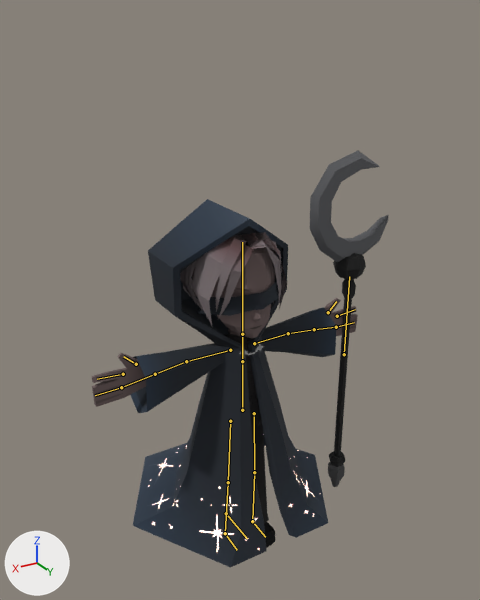
Renders of the Blender file models/blender/reaper.blend from each side of a commit.
The view is the same before and after, from a 50 mm lens placed at (1.61, 2.6, 2.84), pointed at (-0.07, -0.19, 1.45). Every picture has the same lights, and +X, +Y and +Z are marked at lower left. The bones that bend it are drawn over the model as lines.

In view in the first picture: 'blind_fold', 'body', 'cloak', 'staff'.
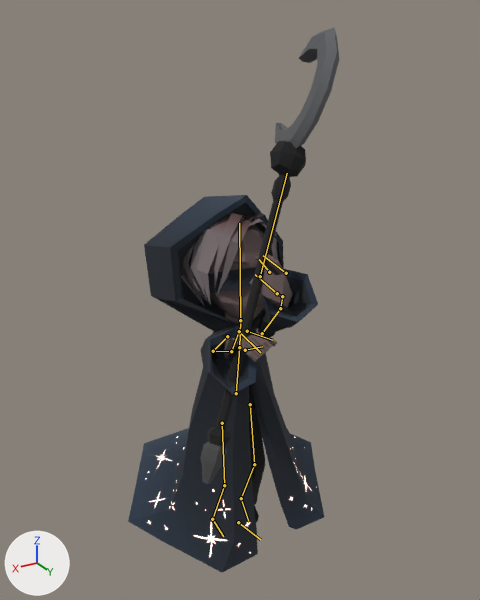
Commit message: plunge attack

The newer file adds an action. The first version stands in its rest pose; the second is drawn at frame 0 of the action 'Plunge Fall'.

Pixel boxes [x1, y1, x2, y2] of what changed, in the pictures (480 x 600 px):
'cloak', posed
    before: [131, 199, 336, 568]
    after: [128, 195, 324, 572]
'body', posed (57% narrower)
    before: [92, 232, 358, 548]
    after: [180, 213, 293, 523]
'staff', posed (77% wider, 36% taller)
    before: [310, 151, 388, 487]
    after: [200, 28, 339, 484]
bone 'root', root to tip
    before: (226, 513) to (247, 538)
    after: (238, 522) to (260, 539)
bone 'hip', root to tip
    before: (242, 410) to (242, 361)
    after: (236, 393) to (239, 347)
bone 'torso', root to tip
    before: (242, 361) to (242, 334)
    after: (239, 347) to (240, 320)
bone 'upper_arm_l', root to tip
    before: (254, 343) to (288, 333)
    after: (262, 333) to (280, 308)
bone 'lower_arm_l', root to tip
    before: (288, 333) to (314, 329)
    after: (280, 308) to (282, 296)
bone 'hand_l', root to tip
    before: (314, 329) to (336, 327)
    after: (282, 296) to (277, 293)
bone 'fingers_l', root to tip
    before: (336, 327) to (354, 322)
    after: (277, 293) to (255, 274)
bone 'thumb_l', root to tip
    before: (328, 312) to (336, 301)
    after: (269, 272) to (259, 259)
bone 'pointer_l', root to tip
    before: (337, 316) to (355, 309)
    after: (286, 273) to (263, 255)
bone 'head', root to tip
    before: (242, 334) to (242, 242)
    after: (240, 320) to (239, 223)
bone 'upper_arm_r', root to tip
    before: (230, 350) to (186, 361)
    after: (227, 336) to (213, 351)
bone 'lower_arm_r', root to tip
    before: (186, 361) to (155, 374)
    after: (213, 351) to (231, 351)
bone 'hand_r', root to tip
    before: (155, 374) to (121, 387)
    after: (231, 351) to (239, 331)
bone 'fingers_r', root to tip
    before: (121, 387) to (95, 395)
    after: (239, 331) to (260, 352)
bone 'thumb_r', root to tip
    before: (136, 364) to (123, 356)
    after: (245, 350) to (262, 346)
bone 'pointer_r', root to tip
    before: (123, 374) to (97, 379)
    after: (247, 331) to (272, 340)
bone 'upper_leg_l', root to tip
    before: (254, 413) to (254, 472)
    after: (250, 404) to (254, 464)
bone 'lower_leg_l', root to tip
    before: (254, 472) to (252, 521)
    after: (254, 464) to (241, 498)
bone 'foot_l', root to tip
    before: (252, 521) to (265, 537)
    after: (241, 498) to (248, 521)
bone 'upper_leg_r', root to tip
    before: (230, 421) to (228, 482)
    after: (222, 423) to (224, 485)
bone 'lower_leg_r', root to tip
    before: (228, 482) to (225, 533)
    after: (224, 485) to (212, 519)
bone 'foot_r', root to tip
    before: (225, 533) to (237, 550)
    after: (212, 519) to (223, 536)
bone 'staff', root to tip
    before: (344, 354) to (349, 276)
    after: (260, 276) to (287, 173)

The change in detail:
Bone 'root' (bone_root) moves from (0.0, 0.0, 0.0) to (0.003, 0.155, 0.049).
Bone 'root' (bone_root) turns from (0, 0, 0) to (14, 0, 0) degrees about its own x, y and z.
Bone 'hip' (bone_hip) turns from (0, 0, 0) to (-21, 0, 0) degrees about its own x, y and z.
Bone 'torso' (bone_torso) turns from (0, 0, 0) to (4, 0, 0) degrees about its own x, y and z.
Bone 'upper_arm_l' (bone_upper_arm_l) moves from (0.0, 0.0, 0.0) to (-0.03, 0.062, -0.012).
Bone 'upper_arm_l' (bone_upper_arm_l) turns from (0, 0, 0) to (-138, -36, 59) degrees about its own x, y and z.
Bone 'lower_arm_l' (bone_lower_arm_l) turns from (0, 0, 0) to (-10, 34, 13) degrees about its own x, y and z.
Bone 'hand_l' (bone_hand_l) turns from (0, 0, 0) to (-21, -11, 13) degrees about its own x, y and z.
Bone 'fingers_l' (bone_fingers_l) turns from (0, 0, 0) to (-91, -46, 24) degrees about its own x, y and z.
Bone 'thumb_l' (bone_thumb_l) moves from (0.0, 0.0, 0.0) to (-0.028, 0.024, -0.041).
Bone 'thumb_l' (bone_thumb_l) turns from (0, 0, 0) to (-31, 26, -14) degrees about its own x, y and z.
Bone 'pointer_l' (bone_pointer_l) moves from (0.0, 0.0, 0.0) to (-0.033, 0.035, 0.015).
Bone 'pointer_l' (bone_pointer_l) turns from (0, 0, 0) to (-84, -54, 9) degrees about its own x, y and z.
Bone 'head' (bone_head) turns from (0, 0, 0) to (16, 1, 8) degrees about its own x, y and z.
Bone 'upper_arm_r' (bone_upper_arm_r) turns from (0, 0, 0) to (-64, 33, -29) degrees about its own x, y and z.
Bone 'lower_arm_r' (bone_lower_arm_r) turns from (0, 0, 0) to (-60, -44, 34) degrees about its own x, y and z.
Bone 'hand_r' (bone_hand_r) turns from (0, 0, 0) to (20, -30, 20) degrees about its own x, y and z.
Bone 'fingers_r' (bone_fingers_r) turns from (0, 0, 0) to (-81, -10, -33) degrees about its own x, y and z.
Bone 'thumb_r' (bone_thumb_r) moves from (0.0, 0.0, 0.0) to (0.08, -0.045, -0.001).
Bone 'thumb_r' (bone_thumb_r) turns from (0, 0, 0) to (-60, 15, -24) degrees about its own x, y and z.
Bone 'pointer_r' (bone_pointer_r) moves from (0.0, 0.0, 0.0) to (-0.058, -0.098, -0.028).
Bone 'pointer_r' (bone_pointer_r) turns from (0, 0, 0) to (-49, 32, -56) degrees about its own x, y and z.
Bone 'upper_leg_l' (bone_upper_leg_l) moves from (0.0, 0.0, 0.0) to (0.019, 0.056, -0.008).
Bone 'upper_leg_l' (bone_upper_leg_l) turns from (0, 0, 0) to (-11, -5, -1) degrees about its own x, y and z.
Bone 'lower_leg_l' (bone_lower_leg_l) turns from (0, 0, 0) to (23, 5, 3) degrees about its own x, y and z.
Bone 'foot_l' (bone_foot_l) turns from (0, 0, 0) to (26, 0, 0) degrees about its own x, y and z.
Bone 'upper_leg_r' (bone_upper_leg_r) moves from (0.0, 0.0, 0.0) to (0.004, 0.134, 0.001).
Bone 'upper_leg_r' (bone_upper_leg_r) turns from (0, 0, 0) to (-12, 2, -2) degrees about its own x, y and z.
Bone 'lower_leg_r' (bone_lower_leg_r) turns from (0, 0, 0) to (24, -2, 0) degrees about its own x, y and z.
Bone 'foot_r' (bone_foot_r) turns from (0, 0, 0) to (-11, 0, 1) degrees about its own x, y and z.
Bone 'staff' (bone_staff) moves from (0.0, 0.0, 0.0) to (0.747, 0.572, -0.572).
Bone 'staff' (bone_staff) turns from (0, 0, 0) to (15, 75, 41) degrees about its own x, y and z.
